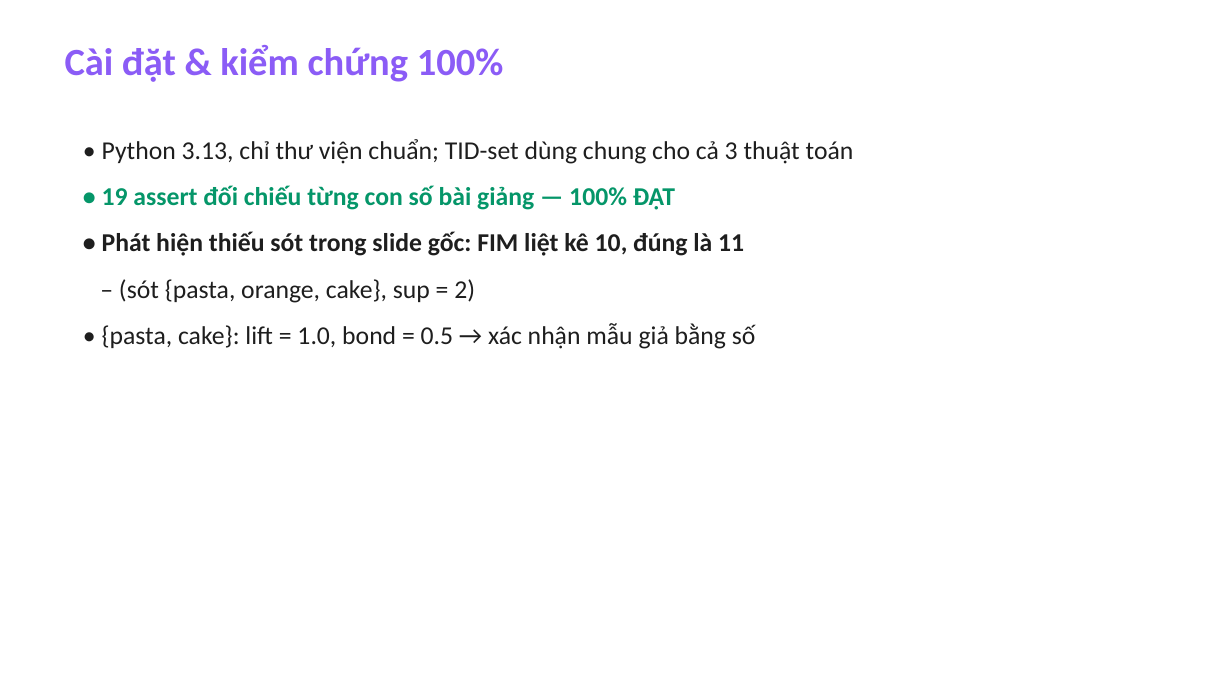
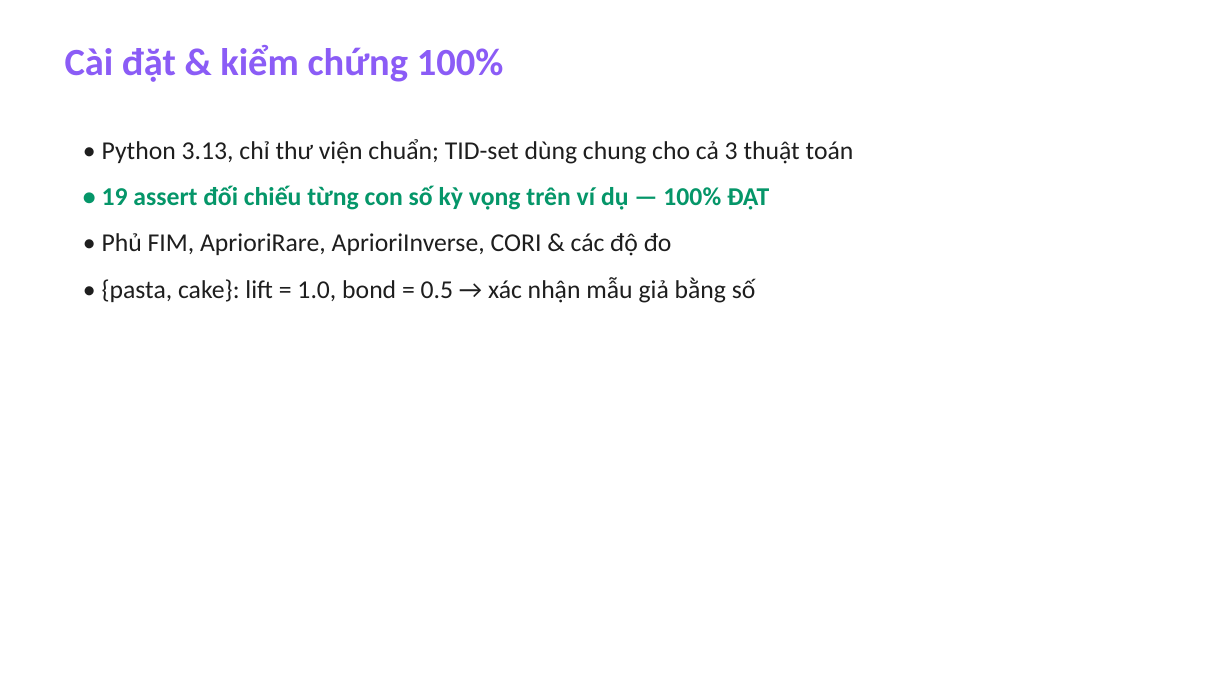
Before and after one commit to canhcutcon/advantage_data_mining, a slide deck: slide 13 of slides/presentation.pptx. Drawn at 1232x693 pixels with LibreOffice and Linux fonts; fonts in the diff are those of the drawing. Boxes give left, top, right and bottom in pixels: in the first picture for what was removed or moved away, otherwise in the second. Text is boxed around its words. In the diff, an @@ line names an element or a change of style, - is before the commit and + after.

```diff
--- a/slides/presentation.pptx
+++ b/slides/presentation.pptx
@@ text at box(102, 185, 769, 256): text changed; text colour #1E1E1E to #059669 @@
-• 19 assert đối chiếu từng con số bài giảng — 100% ĐẠT
-• Phát hiện thiếu sót trong slide gốc: FIM liệt kê 10, đúng là 11
-– (sót {pasta, orange, cake}, sup = 2)
+• 19 assert đối chiếu từng con số kỳ vọng trên ví dụ — 100% ĐẠT
+• Phủ FIM, AprioriRare, AprioriInverse, CORI & các độ đo
```
Also in this commit, not shown: 1 other slide changed, 11 other files.
